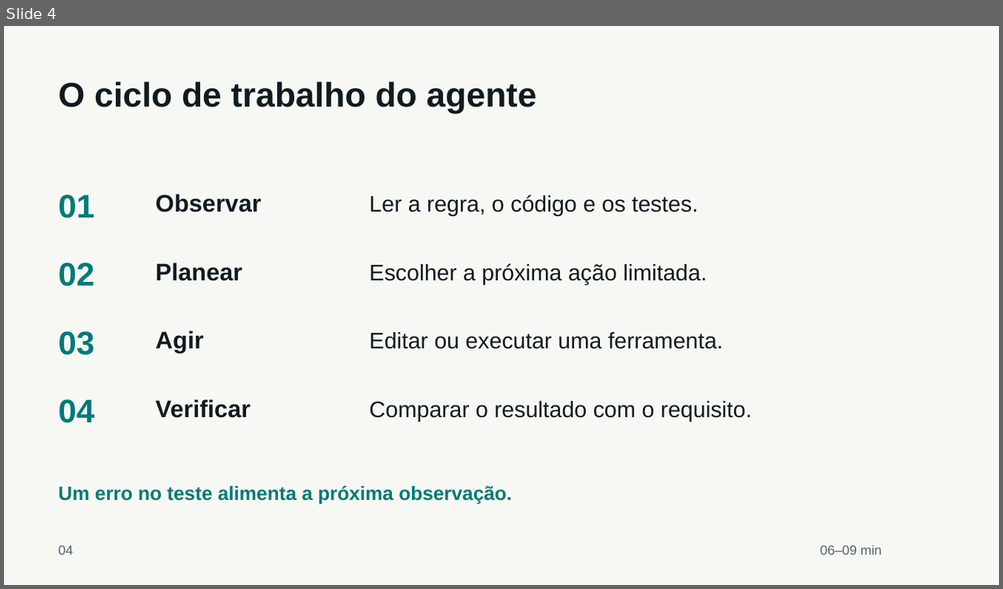
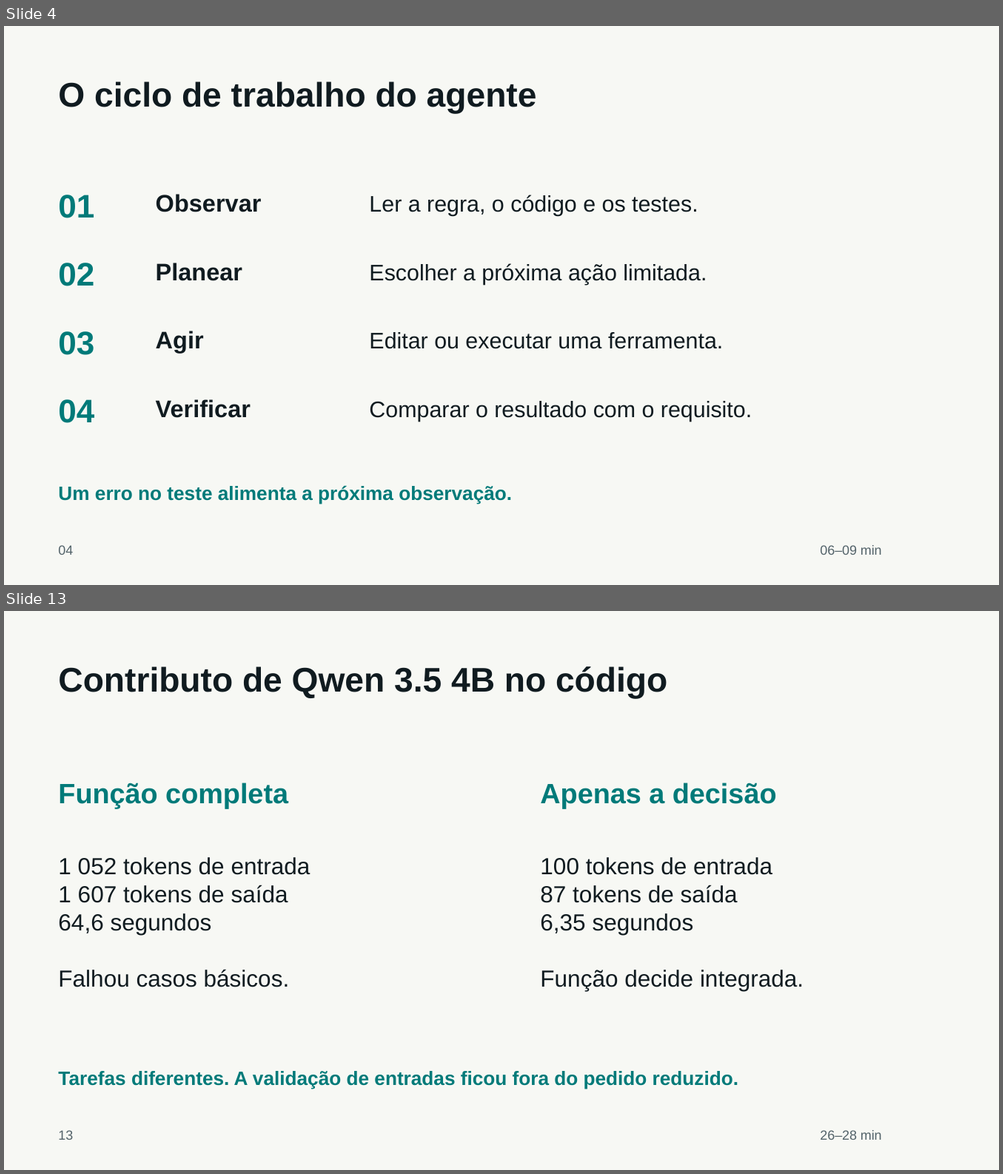
Before and after one commit to claudio-aa/OpenSpec-Demo-aula, a slide deck: presentation/output/workshop-agentes-openspec.pptx. Shown one above the other, each under a label of ours: slide 4 before the commit, slides 4 and 13 after it; the slides between them are not shown. The pictures are 1003x589 and 1003x1174 pixels, drawn with LibreOffice and Linux fonts; fonts in the diff are those of the drawing. Boxes give left, top, right and bottom in pixels: in the first picture for what was removed or moved away, otherwise in the second. Text is boxed around its words. In the diff, an @@ line names an element or a change of style, - is before the commit and + after.

```diff
--- a/presentation/output/workshop-agentes-openspec.pptx
+++ b/presentation/output/workshop-agentes-openspec.pptx
@@ slide 13 added at (x1=4, y1=611, x2=999, y2=1170), background #F7F8F4 @@
@@ text added at (x1=58, y1=667, x2=667, y2=698), 33 pt, text #101B20, bold @@
+Contributo de Qwen 3.5 4B no código
@@ text added at (x1=58, y1=783, x2=288, y2=809), 27 pt, text #007A79, bold @@
+Função completa
@@ text added at (x1=540, y1=783, x2=777, y2=809), 27 pt, text #007A79, bold @@
+Apenas a decisão
@@ text added at (x1=58, y1=857, x2=310, y2=988), 22.5 pt, text #101B20 @@
+1 052 tokens de entrada
+1 607 tokens de saída
+64,6 segundos
+Falhou casos básicos.
@@ text added at (x1=540, y1=857, x2=803, y2=991), 22.5 pt, text #101B20 @@
+100 tokens de entrada
+87 tokens de saída
+6,35 segundos
+Função decide integrada.
@@ text added at (x1=58, y1=1071, x2=738, y2=1090), 18.8 pt, text #007A79, bold @@
+Tarefas diferentes. A validação de entradas ficou fora do pedido reduzido.
@@ text added at (x1=58, y1=1130, x2=73, y2=1140), 12.8 pt, text #526269 @@
+13
@@ text added at (x1=819, y1=1130, x2=882, y2=1140), 12.8 pt, text #526269 @@
+26–28 min
```
Also in this commit, not shown: 12 slides changed, 2 other slides added, 6 other files.
